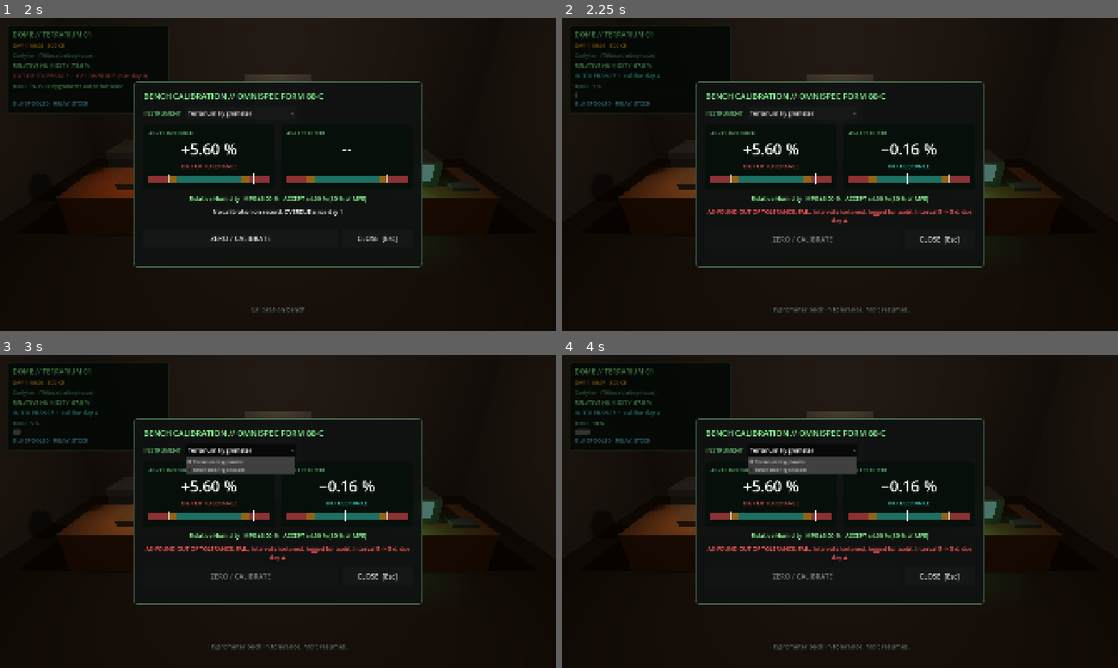
Above: before the commit, frames 1-4 (two rows, left to right).
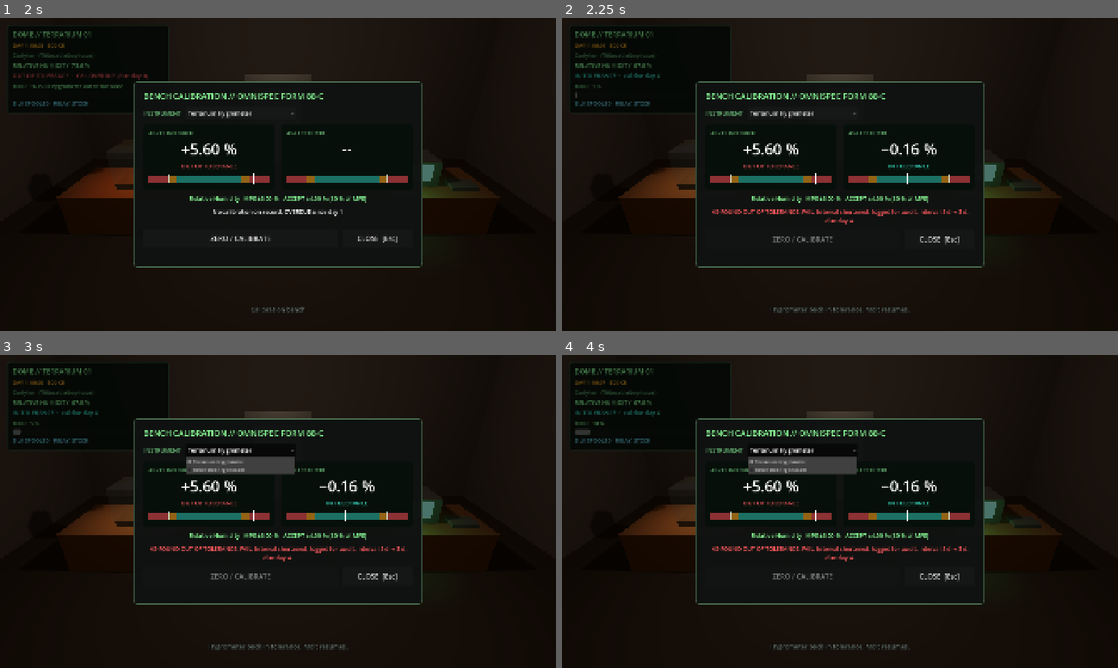
Above: after the commit, the same moments.

Repository: xlockeddown-glitch/out-of-spec
Game: Godot game, scene res://scenes/main_farm.tscn
Same seed, same stepped clock (60 frames per second), same inputs: the game is played once before the commit and once after it.
Inputs (mouse positions are in pixels of both pictures, inside the frame that each line leads up to):
- Up to frame 1 (2 s): click "ENTER DOME [Tab]" at 0.5 s; tap Enter at 1.25 s; move the mouse to (400, 158) at 1.27 s; hold D (rover_steer_right) from 1.28 s (still down); tap Space (rover_till) at 1.35 s; click (400, 158) at 1.42 s
- Up to frame 2 (2.25 s): release D (rover_steer_right) at 2 s; click "ZERO / CALIBRATE" at 2 s
- Up to frame 3 (3 s): click "Terrarium Hygrometer" at 2.75 s
- Up to frame 4 (4 s): tap Space (rover_till) at 3.5 s; move the mouse to (728, 527) at 3.52 s; hold S (rover_reverse) from 3.53 s (still down); tap R (rover_zero_steering) at 3.6 s

Frame 1 is identical in both runs. In frame 2, 0.5% of the frame differs, in the area x 26-74%, y 61-66%; in frame 3, 0.5%; in frame 4, 0.5%.

Commit message:
Fix Fable review findings on PR #5
- Interval farming: a pass only lengthens the interval if the instrument ran
  at least half its interval since the last calibration (last_cal_day), so
  same-day re-calibration can't stretch intervals or undo a shortened one
- SP811: values that round to zero print as 0 (no −0.00); rename shadowed
  local; dome credits and fine amounts go through SP811.integer; → arrow
- check_sp811.py: normalizes printf specs before unit rules (%dms, %s°C),
  adds hyphen-minus, signed-format, "2x" and %% rules, scans tooltip /
  placeholder / item text in scenes, skips engine paths, no prose false
  positives for cc/hr

Reviewed-by: Claude Fable 5.2 (independent subagent)
Co-Authored-By: Claude Opus 5.5 <noreply@anthropic.com>
Claude-Session: https://claude.ai/code/session_01BofB6MbKLctUdnYN5tTGLe

Diff:
--- a/scripts/autoload/GameState.gd
+++ b/scripts/autoload/GameState.gd
@@ -137,14 +137,20 @@
 	var as_found_ok: bool = absf(as_found) <= sensor.mpe
 	# Interval adjustment: a failed as-found brings the next calibration
 	# sooner; an on-time pass earns a longer interval; a late pass keeps it.
+	# A pass only counts as interval evidence if the instrument has run at
+	# least half its interval since the last calibration, so re-calibrating
+	# the same day can't farm longer intervals or erase a shortened one.
 	var previous_interval: int = sensor.cal_interval_days
+	var days_in_service: int = today - sensor.last_cal_day if sensor.last_cal_day >= 0 else previous_interval
+	var enough_service: bool = days_in_service >= ceili(previous_interval / 2.0)
 	if not as_found_ok:
 		sensor.cal_interval_days = maxi(int(_interval_cfg("min_days", 2.0)),
 			previous_interval - int(_interval_cfg("shorten_days", 2.0)))
-	elif on_time:
+	elif on_time and enough_service:
 		sensor.cal_interval_days = mini(int(_interval_cfg("max_days", 15.0)),
 			previous_interval + int(_interval_cfg("lengthen_days", 2.0)))
 	sensor.cal_due_day = today + sensor.cal_interval_days
+	sensor.last_cal_day = today
 	var record: Dictionary = {
 		"instrument_id": instrument_id,
 		"unit": sensor.error_unit,
@@ -156,6 +162,8 @@
 		"as_left_band": sensor.band_for(as_left),
 		"day": today,
 		"on_time": on_time,
+		"days_in_service": days_in_service,
+		"interval_evidence": enough_service,
 		"previous_interval_days": previous_interval,
 		"interval_days": sensor.cal_interval_days,
 		"due_day": sensor.cal_due_day,
@@ -230,7 +238,7 @@
 			label += ", OVERDUE (due day %d)" % line["due_day"]
 		if line["violation"]:
 			offence_counts[line["instrument_id"]] = int(offence_counts.get(line["instrument_id"], 0)) + 1
-			label += ": FINE %d CR" % line["fine"]
+			label += ": FINE %s CR" % SP811.integer(line["fine"])
 		post_phone(label)
 	post_phone("Traceability: %d calibration record(s) since last audit, %d found out of tolerance." % [
 		report["cal_records"], report["cal_fails_found"]])
--- a/scripts/dome/dome_interior.gd
+++ b/scripts/dome/dome_interior.gd
@@ -51,7 +51,7 @@
 
 
 func _refresh_status() -> void:
-	_clock_label.text = "%s   %d CR" % [GameClock.format_now(), GameState.credits]
+	_clock_label.text = "%s   %s CR" % [GameClock.format_now(), SP811.integer(GameState.credits)]
 	var hygro: DriftingSensor = GameState.hygrometer
 	var reading: String = "--"
 	var ideal: Variant = GameState.get_dome_species().get("ideal_humidity_pct")
@@ -115,8 +115,8 @@
 			if line.get("overdue", false):
 				why.append("overdue")
 			failing.append("%s (%s)" % [name_text, ", ".join(why)])
-	_toast("AUDIT DAY %d: FINE %d CR. %s. Details on the phone log." % [
-		report.get("day", 0), report.get("total_fine", 0), ", ".join(failing)])
+	_toast("AUDIT DAY %d: FINE %s CR. %s. Details on the phone log." % [
+		report.get("day", 0), SP811.integer(int(report.get("total_fine", 0))), ", ".join(failing)])
 
 
 func _toast(text: String) -> void:
--- a/scripts/metrology/drifting_sensor.gd
+++ b/scripts/metrology/drifting_sensor.gd
@@ -36,6 +36,8 @@
 var cal_interval_days: int = 5
 ## Last day the current calibration is valid. Overdue from the day after.
 var cal_due_day: int = 0
+## Day of the last calibration (-1 = never).
+var last_cal_day: int = -1
 
 var error: float = 0.0:
 	set(value):
--- a/scripts/ui/cal_bench_ui.gd
+++ b/scripts/ui/cal_bench_ui.gd
@@ -98,10 +98,12 @@
 	_left_meter.value = as_left
 	_left_meter.show_needle = true
 	var passed: bool = record["as_found_in_tolerance"]
-	var interval_note: String = "Interval %d -> %d d, due day %d." % [
+	var interval_note: String = "Interval %d d → %d d, due day %d." % [
 		record["previous_interval_days"], record["interval_days"], record["due_day"]]
-	if passed and record["on_time"]:
+	if passed and record["on_time"] and record["interval_evidence"]:
 		_result_label.text = "AS-FOUND IN TOLERANCE, ON TIME: PASS. Interval lengthened. " + interval_note
+	elif passed and record["on_time"]:
+		_result_label.text = "AS-FOUND IN TOLERANCE: PASS. Too soon after the last calibration to change the interval. " + interval_note
 	elif passed:
 		_result_label.text = "AS-FOUND IN TOLERANCE, LATE: PASS. Interval unchanged. " + interval_note
 	else:
--- a/scripts/ui/sp811.gd
+++ b/scripts/ui/sp811.gd
@@ -15,12 +15,12 @@
 
 ## Always-signed value, e.g. +5.60 or −0.48.
 static func signed(value: float, decimals: int = 2) -> String:
-	return _group(("%+." + str(decimals) + "f") % value).replace("-", MINUS)
+	return _group(("%+." + str(decimals) + "f") % _snap(value, decimals)).replace("-", MINUS)
 
 
 ## Unsigned or naturally signed value, e.g. 73.6 or −12.0.
 static func number(value: float, decimals: int = 2) -> String:
-	return _group(("%." + str(decimals) + "f") % value).replace("-", MINUS)
+	return _group(("%." + str(decimals) + "f") % _snap(value, decimals)).replace("-", MINUS)
 
 
 ## Whole number with SP 811 grouping, e.g. 427, 12 000, −1500.
@@ -28,10 +28,17 @@
 	return _group(str(value)).replace("-", MINUS)
 
 
+## Values that round to zero become exactly 0, so they never print as −0.00.
+static func _snap(value: float, decimals: int) -> float:
+	var step: float = pow(10.0, -decimals)
+	var snapped: float = snappedf(value, step)
+	return 0.0 if is_zero_approx(snapped) else snapped
+
+
 static func _group(text: String) -> String:
-	var sign: String = ""
+	var sign_char: String = ""
 	if text.begins_with("+") or text.begins_with("-"):
-		sign = text.substr(0, 1)
+		sign_char = text.substr(0, 1)
 		text = text.substr(1)
 	var parts: PackedStringArray = text.split(".")
 	var int_part: String = parts[0]
@@ -53,5 +60,5 @@
 					g += NARROW_NBSP
 				g += frac[i]
 			frac = g
-		return sign + int_part + "." + frac
-	return sign + int_part
+		return sign_char + int_part + "." + frac
+	return sign_char + int_part
